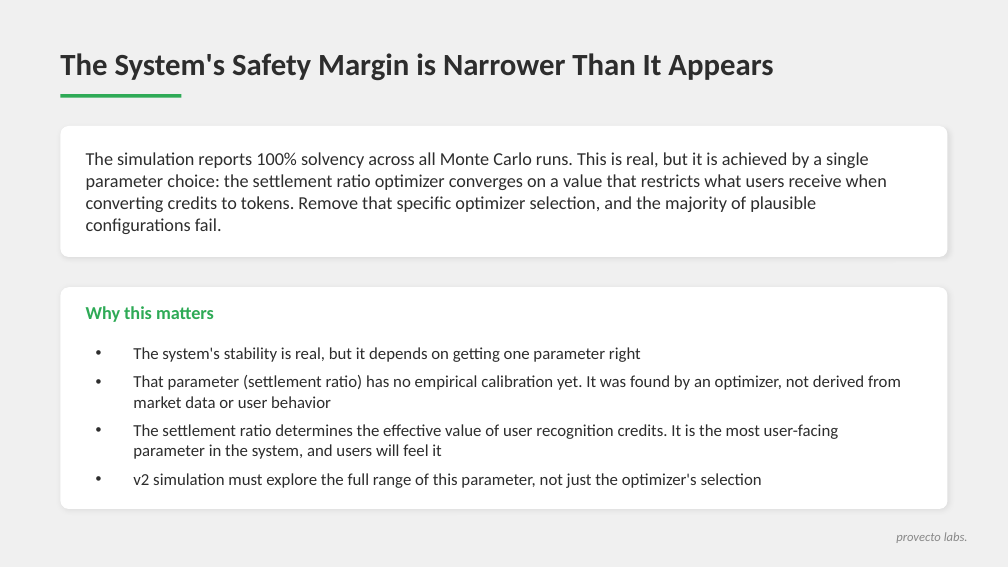
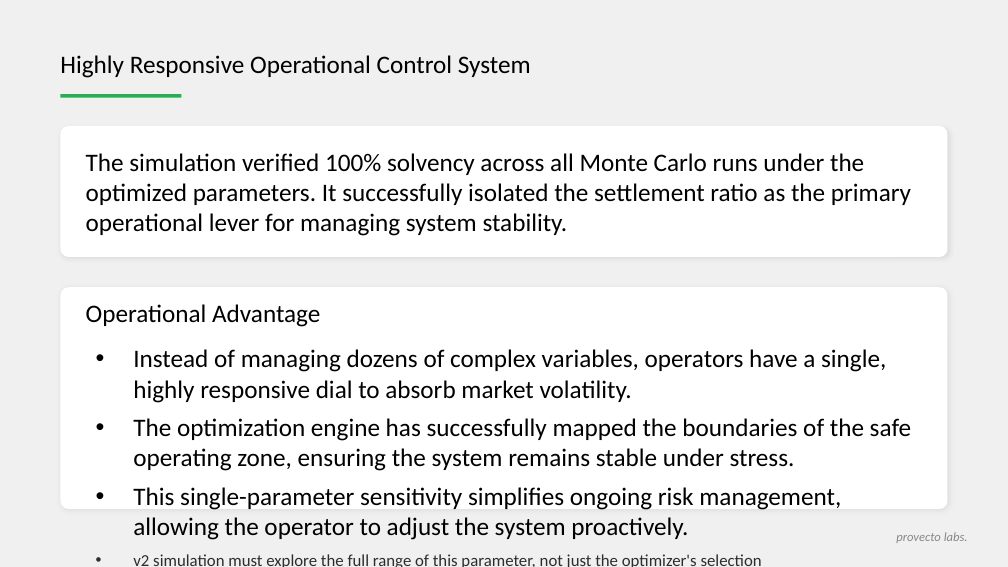
Before and after one commit to stelios12312312/TokenLab, a slide deck: slide 4 of docs_final/2026-06-23/z1_simulation_findings.pptx. Drawn at 1008x567 pixels with LibreOffice and Linux fonts; fonts in the diff are those of the drawing. Boxes give left, top, right and bottom in pixels: in the first picture for what was removed or moved away, otherwise in the second. Text is boxed around its words. In the diff, an @@ line names an element or a change of style, - is before the commit and + after.

```diff
--- a/docs_final/2026-06-23/z1_simulation_findings.pptx
+++ b/docs_final/2026-06-23/z1_simulation_findings.pptx
@@ text at (60, 55, 531, 78): text changed; size 22 to 18 pt; text colour #2D2D2D to #000000; bold off @@
-The System's Safety Margin is Narrower Than It Appears
+Highly Responsive Operational Control System
@@ text at (86, 153, 911, 236): text changed; size 13 to 18 pt; text colour #2D2D2D to #000000 @@
-The simulation reports 100% solvency across all Monte Carlo runs. This is real, but it is achieved by a single parameter choice: the settlement ratio optimizer converges on a value that restricts what users receive when converting credits to tokens. Remove that specific optimizer selection, and the majority of plausible configurations fail.
+The simulation verified 100% solvency across all Monte Carlo runs under the optimized parameters. It successfully isolated the settlement ratio as the primary operational lever for managing system stability.
@@ text at (86, 304, 320, 327): text changed; size 13 to 18 pt; text colour #2EAA56 to #000000; bold off @@
-Why this matters
+Operational Advantage
@@ text at (133, 349, 911, 540): text changed; size 12 to 18 pt; text colour #2D2D2D to #000000 @@
-• The system's stability is real, but it depends on getting one parameter right
-• That parameter (settlement ratio) has no empirical calibration yet. It was found by an optimizer, not derived from market data or user behavior
-• The settlement ratio determines the effective value of user recognition credits. It is the most user-facing parameter in the system, and users will feel it
+• Instead of managing dozens of complex variables, operators have a single, highly responsive dial to absorb market volatility.
+• The optimization engine has successfully mapped the boundaries of the safe operating zone, ensuring the system remains stable under stress.
+• This single-parameter sensitivity simplifies ongoing risk management, allowing the operator to adjust the system proactively.
```
Also in this commit, not shown: 3 other slides changed.
